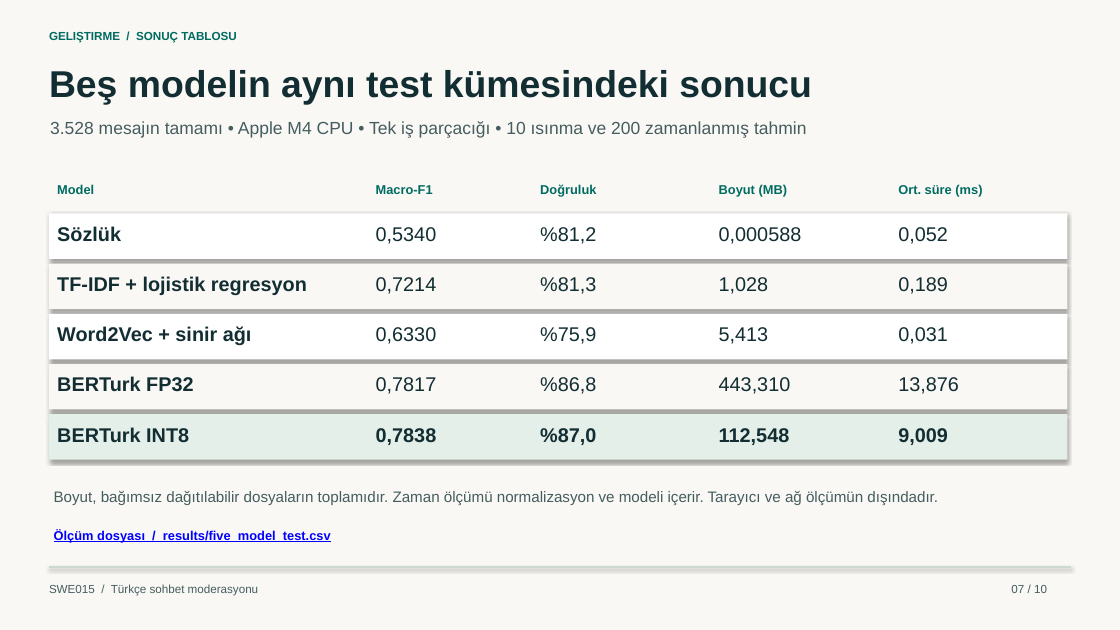
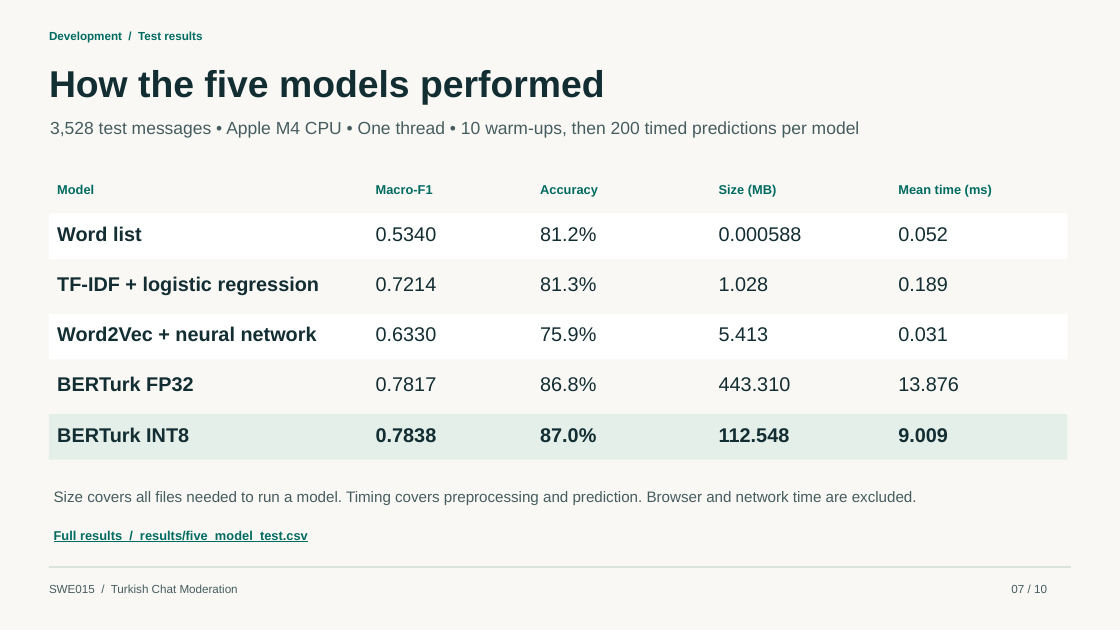
Before and after one commit to MuhammedSaidTosun/swe015-turkce-moderasyon, a slide deck: slide 7 of docs/SWE015_Turkce_Moderasyon_Sunum.pptx. Drawn at 1120x630 pixels with LibreOffice and Linux fonts; fonts in the diff are those of the drawing. Boxes give left, top, right and bottom in pixels: in the first picture for what was removed or moved away, otherwise in the second. Text is boxed around its words. In the diff, an @@ line names an element or a change of style, - is before the commit and + after.

Commit message:
Translate the moderation app and slides into English and add speaking scripts

```diff
--- a/docs/SWE015_Turkce_Moderasyon_Sunum.pptx
+++ b/docs/SWE015_Turkce_Moderasyon_Sunum.pptx
@@ text at box(49, 31, 202, 43): text changed @@
-GELIŞTIRME / SONUÇ TABLOSU
+Development / Test results
@@ text at box(49, 70, 605, 105): text changed @@
-Beş modelin aynı test kümesindeki sonucu
+How the five models performed
@@ text at box(50, 121, 860, 138): text changed @@
-3.528 mesajın tamamı • Apple M4 CPU • Tek iş parçacığı • 10 ısınma ve 200 zamanlanmış tahmin
+3,528 test messages • Apple M4 CPU • One thread • 10 warm-ups, then 200 timed predictions per model
@@ text at box(540, 185, 598, 197): text changed @@
-Doğruluk
+Accuracy
@@ text at box(719, 184, 777, 197): text changed @@
-Boyut (MB)
+Size (MB)
@@ text at box(898, 184, 992, 197): text changed @@
-Ort. süre (ms)
+Mean time (ms)
@@ text at box(57, 226, 142, 242): text changed @@
-Sözlük
+Word list
@@ text at box(376, 227, 437, 242): text changed @@
-0,5340
+0.5340
@@ text at box(540, 227, 596, 242): text changed @@
-%81,2
+81.2%
@@ text at box(719, 227, 802, 242): text changed @@
-0,000588
+0.000588
@@ text at box(898, 227, 948, 242): text changed @@
-0,052
+0.052
@@ text at box(57, 276, 319, 295): text changed @@
-TF-IDF + lojistik regresyon
+TF-IDF + logistic regression
@@ text at box(376, 277, 437, 291): text changed @@
-0,7214
+0.7214
@@ text at box(540, 277, 596, 292): text changed @@
-%81,3
+81.3%
@@ text at box(719, 277, 769, 292): text changed @@
-1,028
+1.028
@@ text at box(898, 277, 948, 292): text changed @@
-0,189
+0.189
@@ text at box(57, 326, 317, 342): text changed @@
-Word2Vec + sinir ağı
+Word2Vec + neural network
@@ text at box(376, 327, 437, 342): text changed @@
-0,6330
+0.6330
@@ text at box(540, 327, 596, 342): text changed @@
-%75,9
+75.9%
@@ text at box(719, 327, 769, 342): text changed @@
-5,413
+5.413
@@ text at box(898, 327, 948, 342): text changed @@
-0,031
+0.031
@@ text at box(376, 377, 437, 392): text changed @@
-0,7817
+0.7817
@@ text at box(540, 377, 596, 392): text changed @@
-%86,8
+86.8%
@@ text at box(719, 377, 791, 392): text changed @@
-443,310
+443.310
@@ text at box(898, 377, 959, 392): text changed @@
-13,876
+13.876
@@ shadow off in 6 elements at box(0, 0, 1120, 630), box(49, 213, 1067, 259), box(49, 264, 1067, 309), box(49, 314, 1067, 360), box(49, 364, 1067, 409), box(49, 414, 1067, 460) @@
@@ text at box(376, 428, 437, 443): text changed @@
-0,7838
+0.7838
@@ text at box(540, 428, 596, 442): text changed @@
-%87,0
+87.0%
@@ text at box(719, 428, 790, 442): text changed @@
-112,548
+112.548
@@ text at box(898, 428, 948, 442): text changed @@
-9,009
+9.009
@@ text at box(54, 491, 917, 505): text changed @@
-Boyut, bağımsız dağıtılabilir dosyaların toplamıdır. Zaman ölçümü normalizasyon ve modeli içerir. Tarayıcı ve ağ ölçümün dışındadır.
+Size covers all files needed to run a model. Timing covers preprocessing and prediction. Browser and network time are excluded.
@@ text at box(54, 530, 308, 543): text changed; text colour #0000FF to #006B61 @@
-Ölçüm dosyası / results/five_model_test.csv
+Full results / results/five_model_test.csv
@@ text at box(49, 584, 238, 593): text changed @@
-SWE015 / Türkçe sohbet moderasyonu
+SWE015 / Turkish Chat Moderation
```
Also in this commit, not shown: 8 other slides changed, 1 slide added, 1 slide removed, 5 other files.
